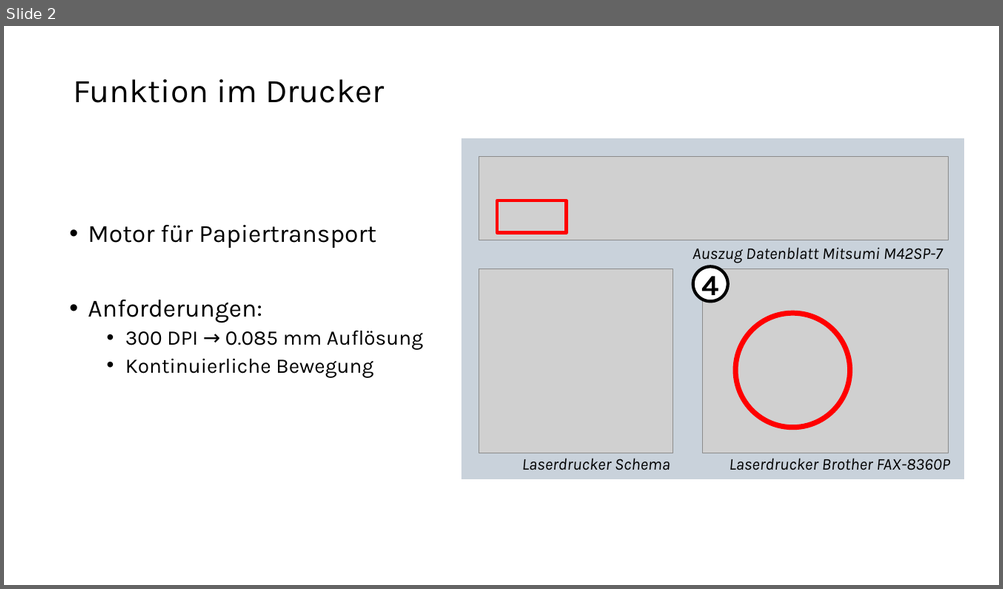
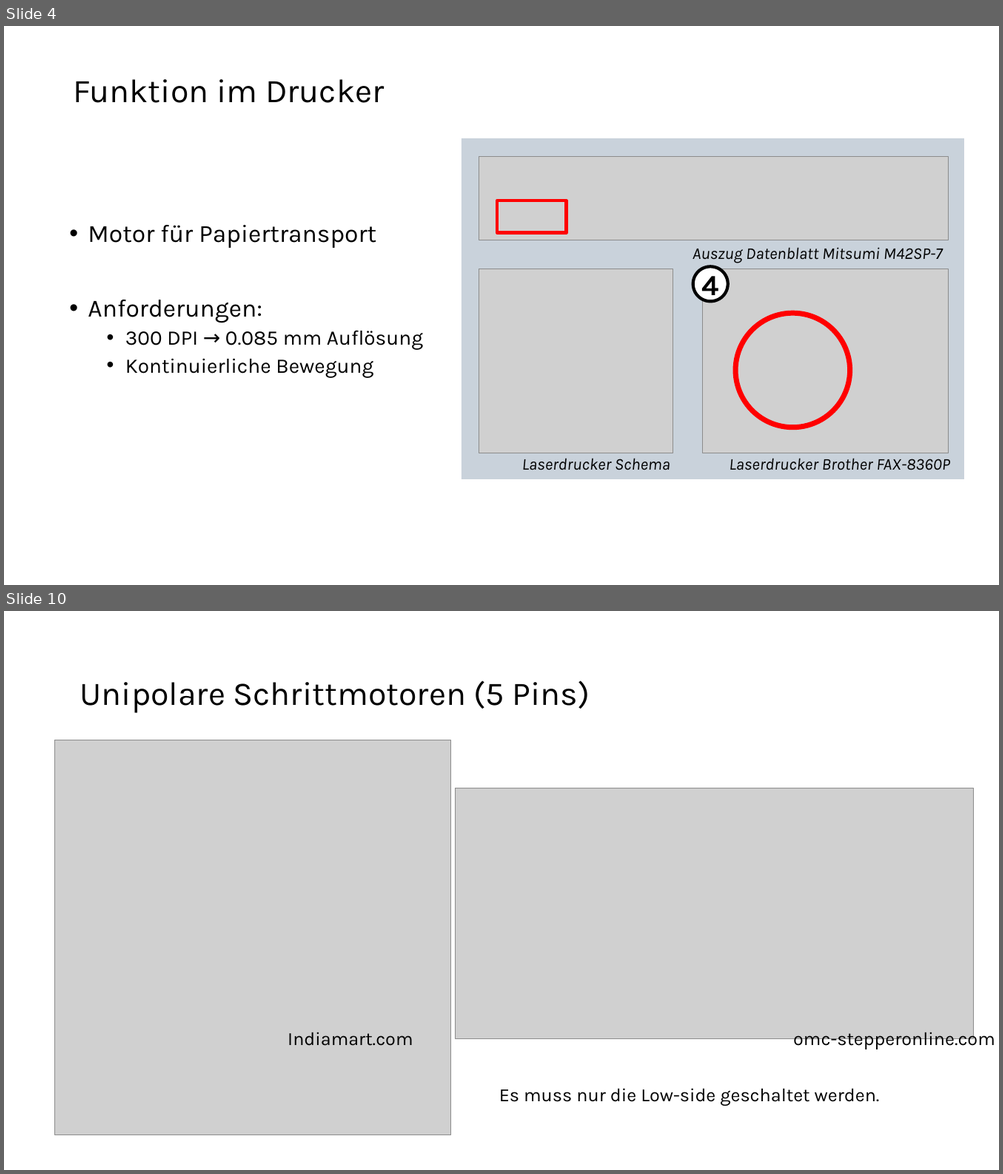
Before and after one commit to tokyo-town/Mechatronik-und-Instrumentierung, a slide deck: Präsi/Stepper Motor.pptx. Shown one above the other, each under a label of ours: slide 2 before the commit, slides 4 and 10 after it; the slides between them are not shown. The pictures are 1003x589 and 1003x1174 pixels, drawn with LibreOffice and Linux fonts; fonts in the diff are those of the drawing; grey boxes stand for pictures. Boxes give left, top, right and bottom in pixels: in the first picture for what was removed or moved away, otherwise in the second. Text is boxed around its words. In the diff, an @@ line names an element or a change of style, - is before the commit and + after.

```diff
--- a/Präsi/Stepper Motor.pptx
+++ b/Präsi/Stepper Motor.pptx
@@ slide 10 added at (4,611,999,1170), background #FFFFFF @@
@@ title added at (79,681,589,713), 32 pt, text #000000 @@
+Unipolare Schrittmotoren (5 Pins)
@@ picture added at (55,740,450,1136) @@
@@ picture added at (455,788,973,1039) @@
@@ text added at (287,1032,412,1046), 18 pt, text #000000 @@
+Indiamart.com
@@ text added at (793,1029,995,1051), 18 pt, text #000000 @@
+omc-stepperonline.com
@@ text added at (499,1088,879,1106), 18 pt, text #000000 @@
+Es muss nur die Low-side geschaltet werden.
@@ what was slide 2 is now slide 4 @@
```
Also in this commit, not shown: 2 slides changed, 8 other slides added, 2 slides removed, 51 other files.
